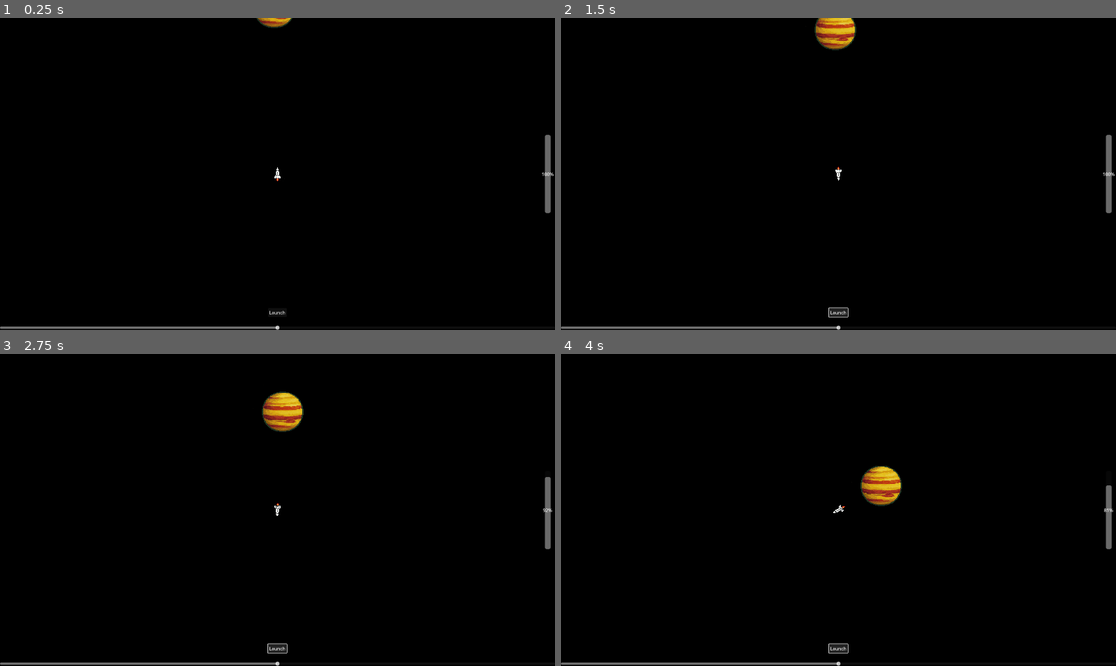
Above: before the commit, frames 1-4 (two rows, left to right).
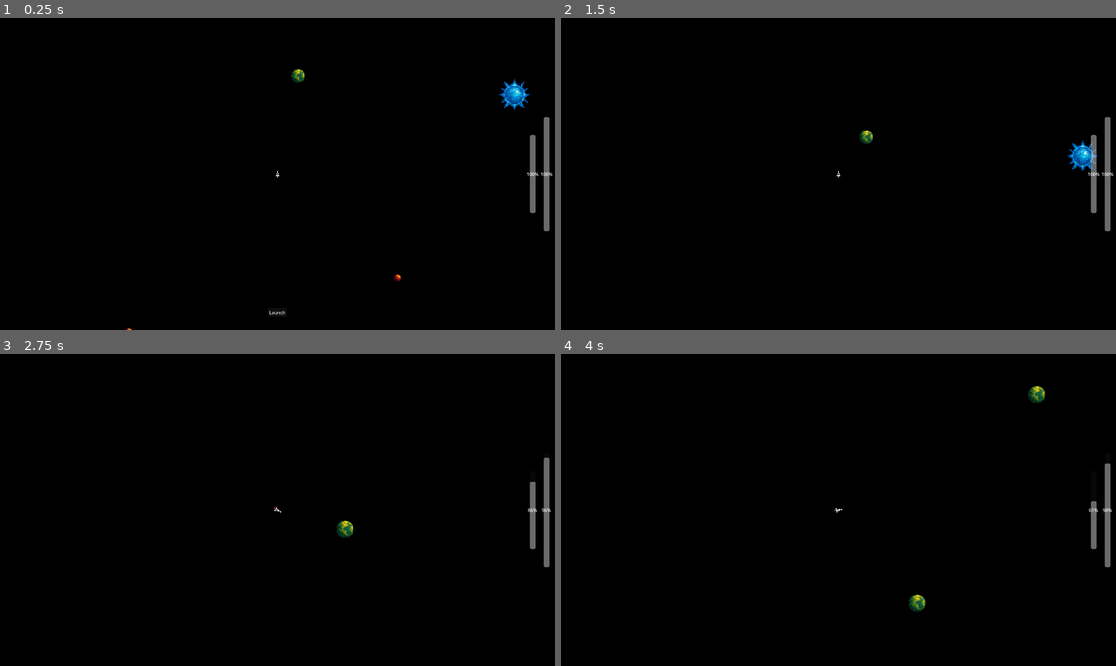
Above: after the commit, the same moments.

Repository: mythfrost/SpaceTaxi
Game: Godot game, scene res://Scenes/Main.tscn
Two runs of this game, one before a commit and one after it. Both use one fixed random seed, a clock stepped at 60 frames per second and the inputs below.
Inputs (mouse positions are in pixels of both pictures, inside the frame that each line leads up to):
- Up to frame 1 (0.25 s): no input
- Up to frame 2 (1.5 s): click "Launch" at 0.5 s; click (838, 311) at 1.25 s, where only the run before the commit has a clickable "Launch"
- Up to frame 3 (2.75 s): tap Enter (ui_accept) at 2, 2.27, 2.3, 2.57 s; hold D (turn_right, bound only after the commit) from 2.03 s (still down); hold F (toggle_zoom, bound only after the commit) from 2.03 s (still down)
- Up to frame 4 (4 s): release D (turn_right, bound only after the commit) at 2.78 s; release F (toggle_zoom, bound only after the commit) at 2.78 s; hold A (turn_left, bound only after the commit) 2.78-3.53 s; tap Enter (ui_accept) at 2.85, 3.02, 3.32, 3.8 s; tap F (toggle_zoom, bound only after the commit) at 3.05 s; hold D (turn_right, bound only after the commit) from 3.53 s (still down); hold F (toggle_zoom, bound only after the commit) from 3.53 s (still down)

The runs differ from the first frame. In frame 1, 1.6% of the frame differs, in the area x 0-100%, y 0-100%; in frame 2, 2.1%; in frame 3, 2.0%; in frame 4, 2.0%.

Commit message:
commit for alpha expo
yo this is oscar

Diff:
--- a/Scenes/Main.tscn
+++ b/Scenes/Main.tscn
@@ -1,9 +1,8 @@
-[gd_scene load_steps=8 format=3 uid="uid://cicfx016cgi4k"]
+[gd_scene load_steps=7 format=3 uid="uid://cicfx016cgi4k"]
 
 [ext_resource type="Script" uid="uid://02nehf8mulqh" path="res://Scripts/main.gd" id="1_kln2b"]
 [ext_resource type="PackedScene" uid="uid://bghnl4p5lfhl" path="res://Scenes/Spaceship.tscn" id="2_rgh2o"]
 [ext_resource type="PackedScene" uid="uid://cbdbjp3is68ks" path="res://Scenes/smallPlanet.tscn" id="3_pbw6q"]
-[ext_resource type="Script" uid="uid://bbu5nl8nxfng0" path="res://Scripts/spaceship.gd" id="3_rgh2o"]
 [ext_resource type="PackedScene" uid="uid://baubbr1tgv60k" path="res://Scenes/mediumPlanet.tscn" id="5_pbw6q"]
 [ext_resource type="PackedScene" uid="uid://b1ab33pf64o5a" path="res://Scenes/largePlanet.tscn" id="6_v1gob"]
 [ext_resource type="PackedScene" uid="uid://cevdqifu1aoer" path="res://Scenes/sun.tscn" id="7_jw32o"]
@@ -24,24 +23,9 @@
 color = Color(0, 0, 0, 1)
 
 [node name="Spaceship" parent="." instance=ExtResource("2_rgh2o")]
-position = Vector2(967, 965)
-script = ExtResource("3_rgh2o")
-max_fuel = 100.0
-thrust_power = 400.0
-fuel_burn_rate = 40.0
+position = Vector2(-1050, 774)
 
 [node name="CanvasLayer" type="CanvasLayer" parent="."]
-
-[node name="AngleSlider" type="HSlider" parent="CanvasLayer"]
-anchors_preset = 12
-anchor_top = 1.0
-anchor_right = 1.0
-anchor_bottom = 1.0
-offset_top = -16.0
-grow_horizontal = 2
-grow_vertical = 0
-max_value = 180.0
-value = 90.0
 
 [node name="Button" type="Button" parent="CanvasLayer"]
 offset_left = 927.0
@@ -57,9 +41,26 @@
 anchor_top = 0.5
 anchor_right = 1.0
 anchor_bottom = 0.5
-offset_left = -35.0
+offset_left = -39.0
+offset_top = -197.0
+offset_right = -19.0
+offset_bottom = 198.0
+grow_horizontal = 0
+grow_vertical = 2
+theme_override_colors/font_color = Color(1, 1, 1, 1)
+value = 100.0
+fill_mode = 3
+
+[node name="SecondaryFuelBar" type="ProgressBar" parent="CanvasLayer"]
+custom_minimum_size = Vector2(20, 270)
+anchors_preset = 6
+anchor_left = 1.0
+anchor_top = 0.5
+anchor_right = 1.0
+anchor_bottom = 0.5
+offset_left = -87.0
 offset_top = -135.0
-offset_right = -15.0
+offset_right = -67.0
 offset_bottom = 135.0
 grow_horizontal = 0
 grow_vertical = 2
@@ -68,18 +69,39 @@
 fill_mode = 3
 
 [node name="smallPlanet" parent="." instance=ExtResource("3_pbw6q")]
-position = Vector2(-1832, -1221)
+position = Vector2(-12, 1673)
+
+[node name="smallPlanet2" parent="." instance=ExtResource("3_pbw6q")]
+position = Vector2(-2336, 2138)
+
+[node name="smallPlanet3" parent="." instance=ExtResource("3_pbw6q")]
+position = Vector2(4159, 2305)
 
 [node name="mediumPlanet" parent="." instance=ExtResource("5_pbw6q")]
-position = Vector2(578, -1906)
+position = Vector2(-44, -1520)
 
 [node name="mediumPlanet2" parent="." instance=ExtResource("5_pbw6q")]
-position = Vector2(-841, -2089)
+position = Vector2(-872, -76)
+
+[node name="mediumPlanet3" parent="." instance=ExtResource("5_pbw6q")]
+position = Vector2(832, -2972)
+
+[node name="mediumPlanet4" parent="." instance=ExtResource("5_pbw6q")]
+position = Vector2(3847, -1864)
 
 [node name="largePlanet" parent="." instance=ExtResource("6_v1gob")]
-position = Vector2(953, 246)
+position = Vector2(2069, -1855)
+
+[node name="largePlanet2" parent="." instance=ExtResource("6_v1gob")]
+position = Vector2(1843, 1589)
+
+[node name="largePlanet3" parent="." instance=ExtResource("6_v1gob")]
+position = Vector2(3214, 28)
+
+[node name="largePlanet4" parent="." instance=ExtResource("6_v1gob")]
+position = Vector2(-1887, -1986)
 
 [node name="Sun" parent="." instance=ExtResource("7_jw32o")]
+position = Vector2(1000, 83)
 
-[connection signal="value_changed" from="CanvasLayer/AngleSlider" to="." method="_on_h_slider_value_changed"]
 [connection signal="pressed" from="CanvasLayer/Button" to="." method="_on_button_pressed"]
--- a/Scenes/Spaceship.tscn
+++ b/Scenes/Spaceship.tscn
@@ -1,31 +1,14 @@
 [gd_scene load_steps=4 format=3 uid="uid://bghnl4p5lfhl"]
 
 [ext_resource type="Texture2D" uid="uid://de1tngnfkai4o" path="res://art/ChatGPT Image Apr 8, 2025, 04_34_18 AM.png" id="1_jnnhe"]
-
-[sub_resource type="GDScript" id="GDScript_c1ee7"]
-script/source = "extends Node2D
-
-var velocity = Vector2.ZERO
-var is_launched = false
-
-func launch(degrees):
-	var angle_radians = deg_to_rad(degrees)
-	var speed = 500
-	velocity = Vector2(cos(angle_radians), -sin(angle_radians)) * speed
-	is_launched = true
-	print(\"Launching at angle:\", degrees)
-
-func _process(delta):
-	if is_launched:
-		position += velocity * delta
-"
+[ext_resource type="Script" uid="uid://bbu5nl8nxfng0" path="res://Scripts/spaceship.gd" id="1_nohp5"]
 
 [sub_resource type="RectangleShape2D" id="RectangleShape2D_jnnhe"]
 size = Vector2(14, 47)
 
 [node name="Node2D" type="CharacterBody2D"]
 collision_mask = 6
-script = SubResource("GDScript_c1ee7")
+script = ExtResource("1_nohp5")
 
 [node name="ColorRect" type="Sprite2D" parent="."]
 scale = Vector2(0.07, 0.07)
@@ -36,5 +19,5 @@
 shape = SubResource("RectangleShape2D_jnnhe")
 
 [node name="Camera2D" type="Camera2D" parent="."]
-zoom = Vector2(0.8, 0.8)
+zoom = Vector2(0.4, 0.4)
 position_smoothing_speed = 3.0
--- a/Scenes/mediumPlanet.tscn
+++ b/Scenes/mediumPlanet.tscn
@@ -29,7 +29,7 @@
 [node name="gravityField" type="Sprite2D" parent="gravityField"]
 
 [node name="CollisionShape2D2" type="CollisionShape2D" parent="gravityField"]
-scale = Vector2(42, 42)
+scale = Vector2(63, 63)
 shape = SubResource("CircleShape2D_8g7i6")
 debug_color = Color(0.755778, 0.429221, 0.41801, 0.42)
 
--- a/Scenes/smallPlanet.tscn
+++ b/Scenes/smallPlanet.tscn
@@ -29,7 +29,7 @@
 [node name="gravityField" type="Sprite2D" parent="gravityField"]
 
 [node name="CollisionShape2D2" type="CollisionShape2D" parent="gravityField"]
-scale = Vector2(21, 21)
+scale = Vector2(63, 63)
 shape = SubResource("CircleShape2D_8g7i6")
 debug_color = Color(0.755778, 0.429221, 0.41801, 0.42)
 
--- a/Scenes/sun.tscn
+++ b/Scenes/sun.tscn
@@ -1,3 +1,36 @@
-[gd_scene format=3 uid="uid://cevdqifu1aoer"]
+[gd_scene load_steps=6 format=3 uid="uid://cevdqifu1aoer"]
+
+[ext_resource type="Script" uid="uid://sf4aia4nq5ok" path="res://Scripts/planet_body.gd" id="1_hw71r"]
+[ext_resource type="Texture2D" uid="uid://o6jdtacr6hkx" path="res://art/20250430_0355_Pixelated Blue Sun_simple_compose_01jt35b69dest874qhfa27cky3.png" id="2_qh0p3"]
+[ext_resource type="Script" uid="uid://cnqy5i3x1qkmr" path="res://Scripts/gravity_field.gd" id="3_5wx56"]
+
+[sub_resource type="CircleShape2D" id="CircleShape2D_x51nk"]
+
+[sub_resource type="CircleShape2D" id="CircleShape2D_phmwl"]
 
 [node name="Sun" type="Node2D"]
+
+[node name="planetBody" type="Area2D" parent="."]
+collision_layer = 2
+script = ExtResource("1_hw71r")
+
+[node name="planetCollision" type="CollisionShape2D" parent="planetBody"]
+scale = Vector2(9, 9)
+shape = SubResource("CircleShape2D_x51nk")
+
+[node name="planetGraphic" type="Sprite2D" parent="planetBody"]
+scale = Vector2(0.288, 0.288)
+texture = ExtResource("2_qh0p3")
+
+[node name="gravityField" type="Area2D" parent="."]
+collision_layer = 4
+script = ExtResource("3_5wx56")
+
+[node name="gravityField" type="Sprite2D" parent="gravityField"]
+
+[node name="CollisionShape2D2" type="CollisionShape2D" parent="gravityField"]
+scale = Vector2(63, 63)
+shape = SubResource("CircleShape2D_phmwl")
+debug_color = Color(0.755778, 0.429221, 0.41801, 0.42)
+
+[connection signal="body_entered" from="planetBody" to="planetBody" method="_on_body_entered"]
--- a/Scripts/gravity_field.gd
+++ b/Scripts/gravity_field.gd
@@ -1,20 +1,22 @@
 extends Area2D
 
-@export var gravity_strength: float = 70.0
+@export var orbit_distance := 400.0
+@export var orbit_speed    := 1.0
 
-func _physics_process(delta):
+func _ready() -> void:
+	print("🔭 Gravity field ready at ", global_position)
+	body_entered.connect(_on_body_entered)
+	body_exited.connect(_on_body_exited)
 
-	for body in get_overlapping_bodies():
+func _on_body_entered(body: Node) -> void:
+	print("➡️ Body entered area:", body.name)
+	if body is Spaceship:
+		print("   → Starting orbit on ", body.name,
+			  "  dist=", orbit_distance,
+			  "  speed=", orbit_speed)
+		body.start_orbit(global_position, orbit_distance, orbit_speed)
 
-		if body.name == "Spaceship":
-
-			var offset: Vector2 = global_position - body.global_position
-			var distance: float = offset.length()
-			if distance > 0:
-
-				var acceleration: Vector2 = offset.normalized() * gravity_strength * delta
-
-				body.velocity += acceleration
-
-				var angle_to_planet: float = offset.angle()
-				body.rotation = angle_to_planet - deg_to_rad(90)
+func _on_body_exited(body: Node) -> void:
+	print("⬅️ Body exited area:", body.name)
+	if body is Spaceship:
+		body.stop_orbit()
--- a/Scripts/main.gd
+++ b/Scripts/main.gd
@@ -1,22 +1,22 @@
 extends Node2D
 
-@onready var slider         = $CanvasLayer/AngleSlider
 @onready var spaceship      = $Spaceship
 @onready var fuel_bar       = $CanvasLayer/FuelBar
+@onready var secondary_fuel_bar       = $CanvasLayer/SecondaryFuelBar
 @onready var launch_button  = $CanvasLayer/Button
 
 func _ready() -> void:
 	launch_button.pressed.connect(_on_LaunchButton_pressed)
+	secondary_fuel_bar.max_value = spaceship.max_turn_fuel
 
 func _on_LaunchButton_pressed() -> void:
 	if not spaceship.is_launched:
-		spaceship.launch(slider.value)
+		spaceship.launch()
+		launch_button.hide()
 
 func _process(_delta: float) -> void:
-	if not spaceship.is_launched:
-		if Input.is_action_just_pressed("ui_accept"):
-			spaceship.launch(slider.value)
-			slider.hide()
-			launch_button.hide()
-	else:
+	if Input.is_action_just_pressed("ui_accept") and not spaceship.is_launched:
+		_on_LaunchButton_pressed()
+	if spaceship.is_launched:
 		fuel_bar.value = spaceship.current_fuel
+		secondary_fuel_bar.value = spaceship.turn_fuel
--- a/Scripts/spaceship.gd
+++ b/Scripts/spaceship.gd
@@ -1,26 +1,80 @@
 extends CharacterBody2D
+class_name Spaceship
 
 var is_launched = false
+var is_orbiting: bool     = false
+var orbit_center: Vector2 = Vector2.ZERO
+var _orbit_radius: float  = 0.0
+var _orbit_speed: float   = 0.0
+var _orbit_angle: float   = 0.0
 
 @export var max_fuel := 100.0
 var current_fuel := max_fuel
 @export var thrust_power := 400.0
-@export var fuel_burn_rate := 40.0
+@export var fuel_burn_rate := 20.0
+
+@export var max_turn_fuel       := 100.0
+@export var turn_fuel_burn_rate := 20.0
+@export var turn_speed          := 3.0
+var turn_fuel := max_turn_fuel
+
+@export var zoom_normal := Vector2(1, 1)
+@export var zoomed_in   := Vector2(0.5, 0.5)
+var is_zoomed := false
+
 @onready var cam: Camera2D = $Camera2D
 
 func _ready() -> void:
 	cam.make_current()
 
-func launch(degrees):
-	var ang = deg_to_rad(degrees)
-	velocity = Vector2(cos(ang), -sin(ang)) * 100
+func launch() -> void:
+	velocity = Vector2.UP.rotated(rotation) * thrust_power
 	is_launched = true
-	print("Launched at", degrees)
 
-func _physics_process(delta):
+func _physics_process(delta: float) -> void:
 	if is_launched:
+		if turn_fuel > 0:
+			var did_turn := false
+			if Input.is_action_pressed("turn_left"):
+				rotation -= turn_speed * delta
+				did_turn = true
+			elif Input.is_action_pressed("turn_right"):
+				rotation += turn_speed * delta
+				did_turn = true
+			if did_turn:
+				turn_fuel = max(turn_fuel - turn_fuel_burn_rate * delta, 0)
 		if Input.is_action_pressed("ui_accept") and current_fuel > 0:
-			var forward = Vector2.RIGHT.rotated(rotation)
-			velocity += forward * thrust_power * delta
 			current_fuel = max(current_fuel - fuel_burn_rate * delta, 0)
+			velocity += Vector2.UP.rotated(rotation) * thrust_power * delta
 		move_and_slide()
+		if is_orbiting:
+			if Input.is_action_just_pressed("ui_accept"):
+				var tangent = Vector2(
+					-sin(_orbit_angle),
+				 	cos(_orbit_angle)
+				) * _orbit_speed * _orbit_radius
+				velocity = tangent
+				is_orbiting = false
+				return
+			_orbit_angle += _orbit_speed * delta
+			global_position = orbit_center + Vector2(cos(_orbit_angle), sin(_orbit_angle)) * _orbit_radius
+			return
+
+func start_orbit(center: Vector2, radius: float, speed: float) -> void:
+	print("   [ship] start_orbit: radius=", radius, " speed=", speed)
+	is_orbiting  = true
+	orbit_center = center
+	_orbit_radius = radius
+	_orbit_speed  = speed
+	_orbit_angle = (global_position - center).angle()
+
+func stop_orbit() -> void:
+	is_orbiting = false
+
+func _input(event):
+	if event.is_action_pressed("toggle_zoom"):
+		is_zoomed = not is_zoomed
+		if is_zoomed:
+			cam.zoom = zoomed_in
+		else:
+			cam.zoom = zoom_normal
--- a/project.godot
+++ b/project.godot
@@ -24,6 +24,24 @@
 
 project/assembly_name="Mobile Space Launch"
 
+[input]
+
+turn_left={
+"deadzone": 0.2,
+"events": [Object(InputEventKey,"resource_local_to_scene":false,"resource_name":"","device":0,"window_id":0,"alt_pressed":false,"shift_pressed":false,"ctrl_pressed":false,"meta_pressed":false,"pressed":false,"keycode":0,"physical_keycode":65,"key_label":0,"unicode":0,"location":0,"echo":false,"script":null)
+]
+}
+turn_right={
+"deadzone": 0.2,
+"events": [Object(InputEventKey,"resource_local_to_scene":false,"resource_name":"","device":0,"window_id":0,"alt_pressed":false,"shift_pressed":false,"ctrl_pressed":false,"meta_pressed":false,"pressed":false,"keycode":0,"physical_keycode":68,"key_label":0,"unicode":0,"location":0,"echo":false,"script":null)
+]
+}
+toggle_zoom={
+"deadzone": 0.2,
+"events": [Object(InputEventKey,"resource_local_to_scene":false,"resource_name":"","device":0,"window_id":0,"alt_pressed":false,"shift_pressed":false,"ctrl_pressed":false,"meta_pressed":false,"pressed":false,"keycode":0,"physical_keycode":70,"key_label":0,"unicode":0,"location":0,"echo":false,"script":null)
+]
+}
+
 [rendering]
 
 renderer/rendering_method="mobile"
Binary file added: art/20250430_0355_Pixelated Blue Sun_simple_compose_01jt35b69dest874qhfa27cky3.png
Not shown, added: art/20250430_0355_Pixelated Blue Sun_simple_compose_01jt35b69dest874qhfa27cky3.png.import
